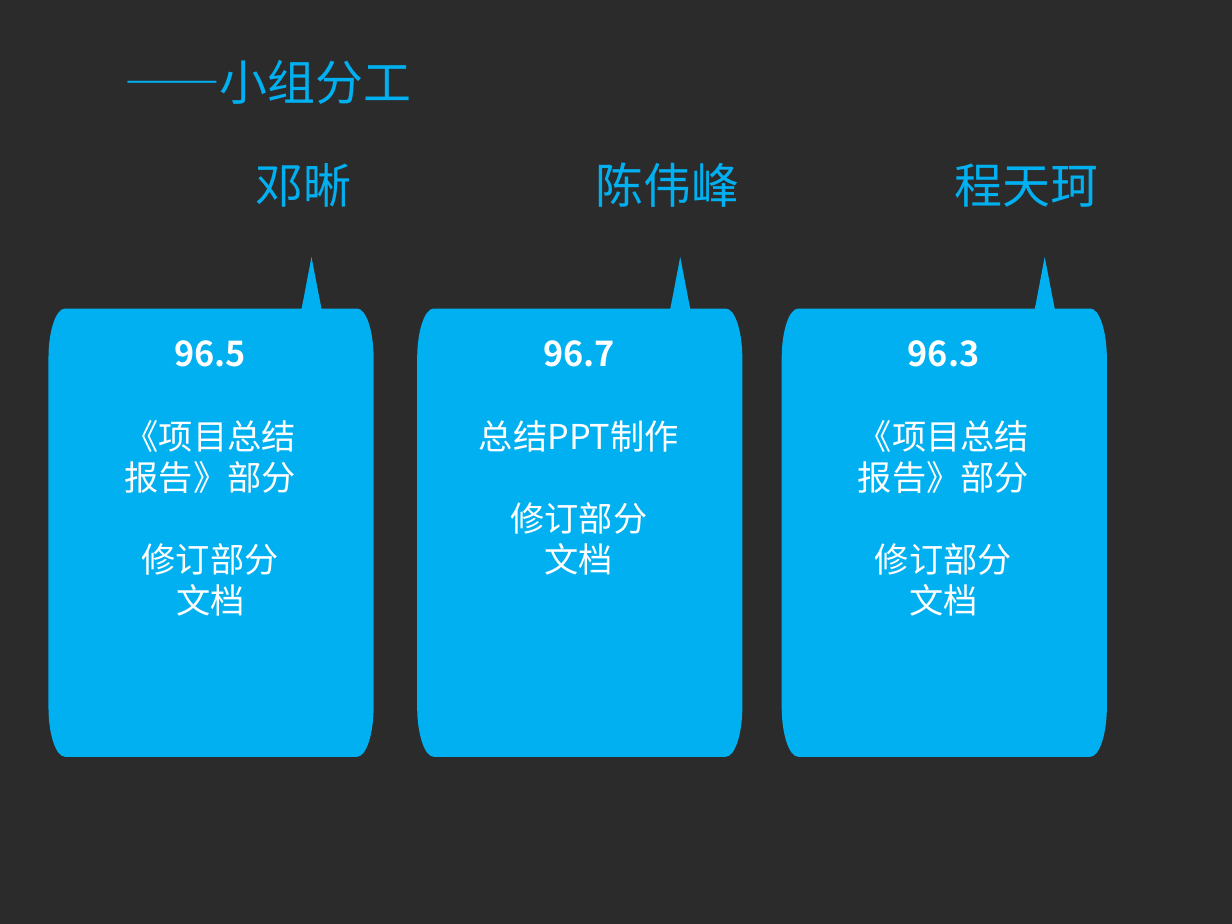
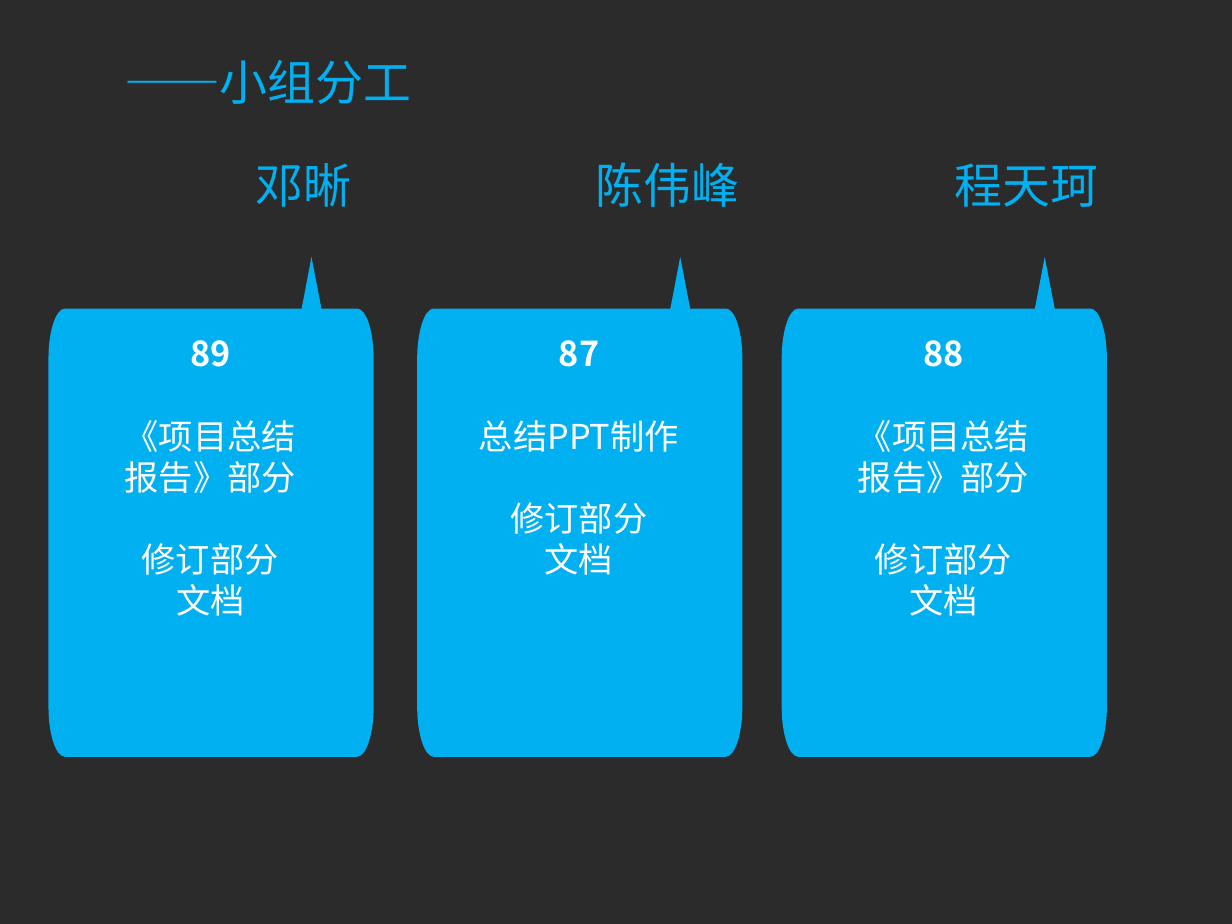
Before and after one commit to SE2018G18/SE2018-G18-Project, a slide deck: slide 37 of SE2018春-G18-项目总结.pptx (slide 43 before the commit). Drawn at 1232x924 pixels with LibreOffice and Linux fonts; fonts in the diff are those of the drawing; background and template pictures are left out; a plain dark background stands for a picture behind light text. Boxes give left, top, right and bottom in pixels: in the first picture for what was removed or moved away, otherwise in the second. Text is boxed around its words. In the diff, an @@ line names an element or a change of style, - is before the commit and + after.

```diff
--- a/SE2018春-G18-项目总结.pptx
+++ b/SE2018春-G18-项目总结.pptx
@@ text at (190,340,230,367): text changed @@
-96.5
+89
@@ text at (559,340,599,367): text changed @@
-96.7
+87
@@ text at (923,340,963,367): text changed @@
-96.3
+88
```
Also in this commit, not shown: 4 other slides changed, 2 slides added, 7 slides removed, 10 other files.
